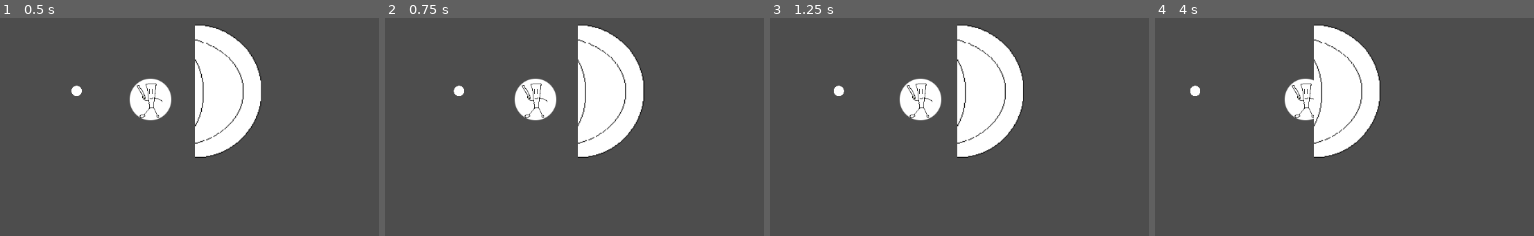
Above: before the commit, frames 1-4 (left to right).
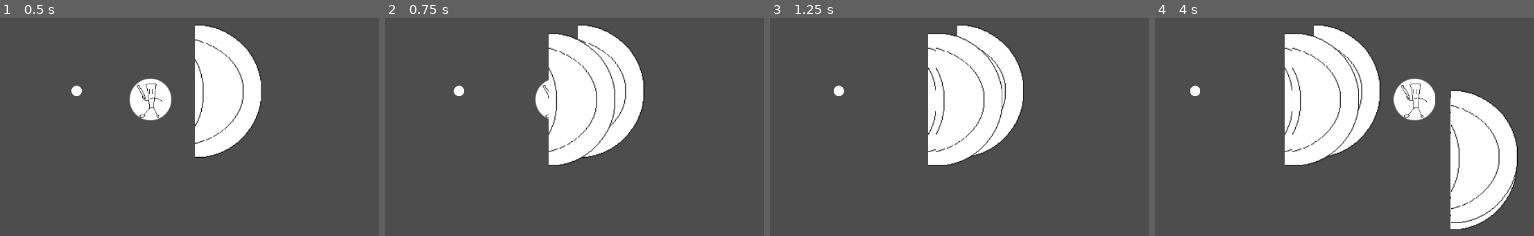
Above: after the commit, the same moments.

Repository: Treidexy/italianfighter
Game: Godot game, scene res://scenes/main.tscn
Same seed, same stepped clock (60 frames per second), same inputs: the game is played once before the commit and once after it.
Inputs (mouse positions are in pixels of both pictures, inside the frame that each line leads up to):
- Up to frame 1 (0.5 s): no input
- Up to frame 2 (0.75 s): tap Enter at 0.5 s; move the mouse to (710, 76) at 0.52 s; hold D (right) from 0.53 s (still down); click (710, 76) at 0.67 s
- Up to frame 3 (1.25 s): keep holding D (right)
- Up to frame 4 (4 s): move the mouse to (outside the picture) at 1.27 s; release D (right) at 1.28 s; hold S (down) 1.28-2.03 s; move the mouse to (outside the picture) at 2.02 s; hold D (right) 2.03-2.78 s; move the mouse to (1264, 190) at 2.77 s; hold Up (up) 2.78-3.53 s; click (1264, 190) at 2.92 s; move the mouse to (outside the picture) at 3.52 s; hold Left (left) from 3.53 s (still down)

Frame 1 is identical in both runs. In frame 2, 6.3% of the frame differs, in the area x 34-61%, y 6-68%; in frame 3, 6.4%; in frame 4, 15%, in the area x 34-96%, y 6-97%.
Error before the commit: Invalid access to property or key 'stat' on a base object of type 'null instance'. (res://scripts/player.gd:10)

Commit message:
all troops are characterbody's now!

Diff:
--- a/scenes/player.tscn
+++ b/scenes/player.tscn
@@ -7,9 +7,9 @@
 
 [sub_resource type="CircleShape2D" id="CircleShape2D_g2els"]
 
-[node name="Player" type="CharacterBody2D" node_paths=PackedStringArray("TROOP")]
-script = ExtResource("1_qhqgy")
-TROOP = NodePath("")
+[node name="Player" type="CharacterBody2D"]
+script = ExtResource("4_qlg0r")
+metadata/_custom_type_script = "uid://bxnfh3aap2eps"
 
 [node name="CollisionShape2D" type="CollisionShape2D" parent="."]
 shape = SubResource("CircleShape2D_g2els")
@@ -24,6 +24,7 @@
 scale = Vector2(0.2375, 0.240625)
 texture = ExtResource("3_qlg0r")
 
-[node name="Troop" type="Node2D" parent="."]
-script = ExtResource("4_qlg0r")
-metadata/_custom_type_script = "uid://bgxooaxc2ukhi"
+[node name="Node" type="Node" parent="." node_paths=PackedStringArray("BODY", "TROOP")]
+script = ExtResource("1_qhqgy")
+BODY = NodePath("..")
+TROOP = NodePath("..")
--- a/scripts/player.gd
+++ b/scripts/player.gd
@@ -1,5 +1,6 @@
-extends CharacterBody2D
+extends Node
 
+@export var BODY: CharacterBody2D;
 @export var TROOP: Troop;
 
 func _physics_process(delta: float) -> void:
@@ -7,8 +8,8 @@
 	var dy = Input.get_axis("up", "down");
 	var d = Vector2(dx, dy).normalized();
 
-	velocity = d * TROOP.stat.SPEED;
-	move_and_slide();
+	BODY.velocity = d * TROOP.stat.SPEED;
+	BODY.move_and_slide();
 
 
 func _input(event: InputEvent) -> void:
--- a/scripts/troops/troop.gd
+++ b/scripts/troops/troop.gd
@@ -1,5 +1,5 @@
 class_name Troop
-extends Node2D
+extends CharacterBody2D
 
 @export var stat: Stat = preload("res://stats/troops/tung/tung_norm.tres");
 var hp: float;
